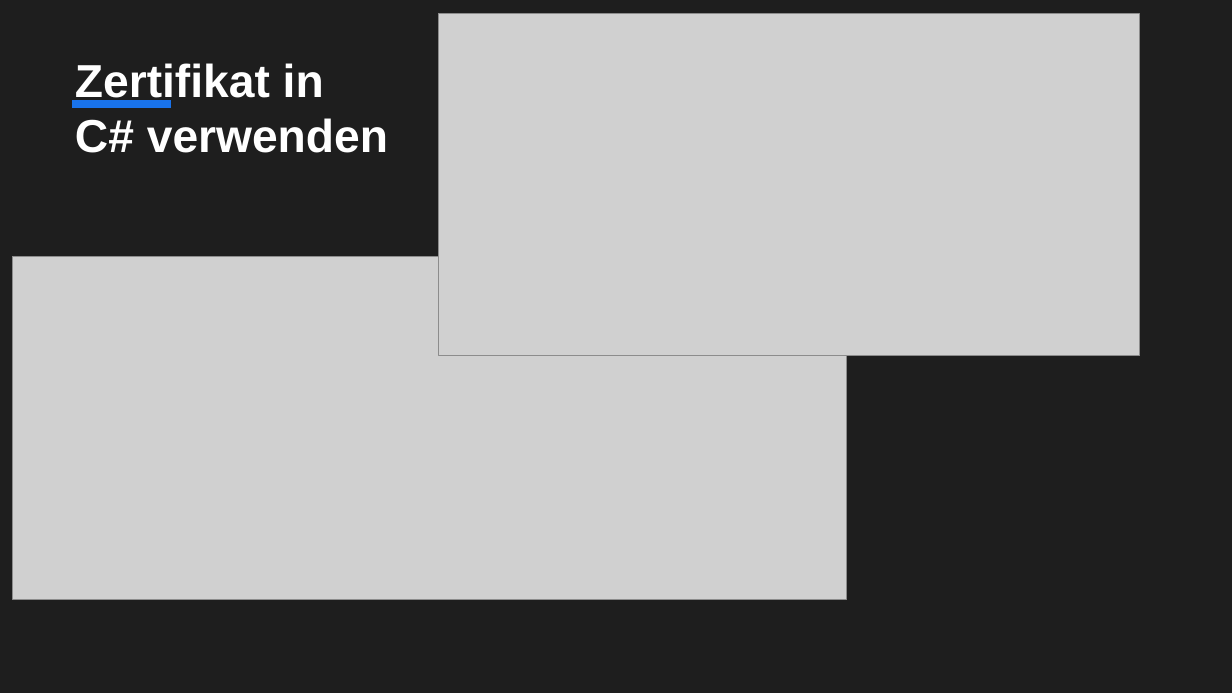
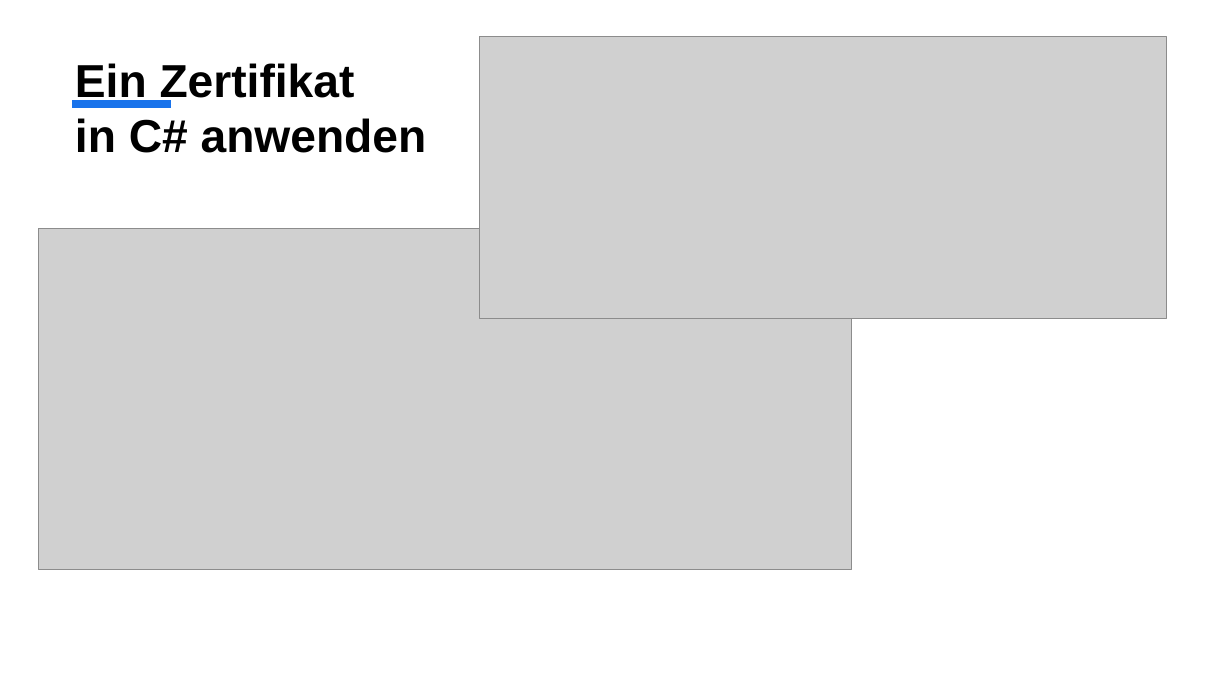
Before and after one commit to k-krauss/MQTT, a slide deck: slide 15 of Präsentation über IoT und MQTT.pptx. Drawn at 1232x693 pixels with LibreOffice and Linux fonts; fonts in the diff are those of the drawing; grey boxes stand for pictures. Boxes give left, top, right and bottom in pixels: in the first picture for what was removed or moved away, otherwise in the second. Text is boxed around its words. In the diff, an @@ line names an element or a change of style, - is before the commit and + after.

```diff
--- a/Präsentation über IoT und MQTT.pptx
+++ b/Präsentation über IoT und MQTT.pptx
@@ background #1E1E1E to #FFFFFF @@
@@ picture: place and size @@
-picture at <box>439,14,1140,356</box>
+picture at <box>480,36,1166,318</box>
@@ title at <box>75,63,427,153</box>: text changed; text colour #FFFFFF to #000000 @@
-Zertifikat in
-C# verwenden
+Ein Zertifikat
+in C# anwenden
@@ picture: place and size @@
-picture at <box>13,256,847,600</box>
+picture at <box>39,229,852,570</box>
```
Also in this commit, not shown: 5 other slides changed, 1 slide added, 1 slide removed, 5 other files.
